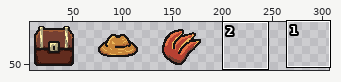
Pixel-art file -- item-atlas.aseprite. The picture above shows the old version from afar; the outline marks the close-up.
Close-up. Before the edit:
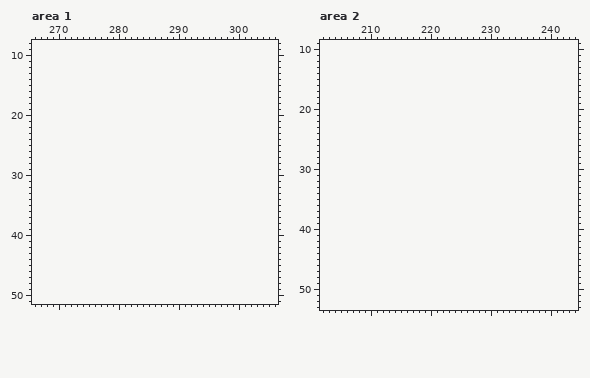
192x64 pixels, 1 frame. Shown: area 1: x 266..306, y 8..51; area 2: x 202..244, y 9..53. The old version is drawn lined up with the new one, on the new canvas. The wide view leaves out empty margins.
The same view after the edit:
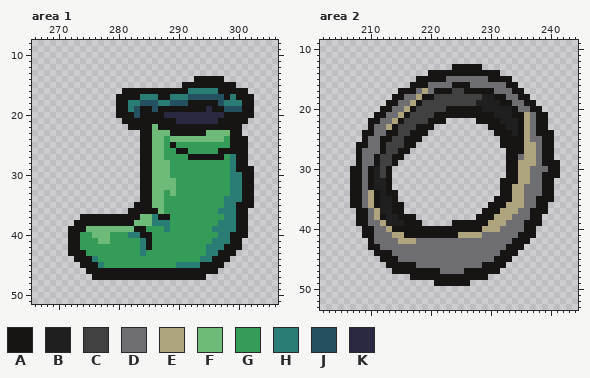
Palette (. is transparent): A #171414  B #1f1f1f  C #414141  D #6f6e72  E #aea47e  F #6dba79  G #349c58  H #2a7d75  J #24505f  K #2a2942
What changed:
canvas 192x64 -> 320x64
Area 1:
y 14: x 293..297 ..... -> AAAAA
y 15: x 291..299 ......... -> AAAAAAAAA
y 16: x 281..301 ..................... -> AAAAAAAAAAAHHHHHAAAAA
y 17: x 280..302 ....................... -> AAAAHHHAAHHHJJJJJJAHAAA
y 18: x 280..302 ....................... -> AAHHJJJHHJJJAAAAAJHHHAA
y 19: x 280..302 ....................... -> AAHJAAJAAAAAAAAKAAJJJAA
y 20: x 280..302 ....................... -> AAAJAAAAKKKKKKKKKKAAAAA
y 21: x 281..301 ..................... -> AAAAAAAAAKKKKKKKAAAAA
y 22: x 282..300 ................... -> AAAAFAAAAAAAAAAAAAA
y 23: x 284..300 ................. -> AAFFFAAAAAAFFFFAA
y 24: x 284..301 .................. -> AAFFGFFFFFFFFFGAAA
y 25: x 284..301 .................. -> AAFFGAGGGGGGGGGAAA
y 26: x 284..301 .................. -> AAFFGGAAGGGGGAAAAA
y 27: x 284..301 .................. -> AAFFGGGGAAAAAAGHAA
y 28: x 284..301 .................. -> AAFFFGGGGGGGGGGHAA
y 29: x 284..302 ................... -> AAFFFGGGGGGGGGGHAAA
y 30: x 284..302 ................... -> AAFFFGGGGGGGGGGHHAA
y 31..32: x 284..302 ................... -> AAFFFFGGGGGGGGGHHAA
y 33: x 284..302 ................... -> AAFFGFGGGGGGGGGHHAA
y 34: x 284..302 ................... -> AAFFGGGGGGGGGGHHHAA
y 35: x 283..302 .................... -> AAAFFGGGGGGGGGGHHAAA
y 36: x 282..301 .................... -> AAAAAFGGGGGGGGGHHHAA
y 37: x 274..301 ............................ -> AAAAAAAAAAFFHAAGGGGGGGGGHHAA
y 38: x 273..301 ............................. -> AAAAAAAAAAFFFHHHGGGGGGGGHHHAA
y 39: x 272..301 .............................. -> AAAFFFFFFFFAAGGGHGGGGGGGHHHHAA
y 40: x 272..301 .............................. -> AAGGFFFGGGHHAAGGGGGGGGGGGHHAAA
y 41: x 272..300 ............................. -> AAGGGFFGGGGGHAGGGGGGGGGGHHHAA
y 42: x 272..300 ............................. -> AAGGGGGGGGGGHAGGGGGGGGGHHHAAA
y 43: x 272..299 ............................ -> AAAGGGGGGGGGHGGGGGGGGGGHHAAA
y 44: x 273..298 .......................... -> AAAHGGGGGGGGGGGGGGGGGHHAAA
y 45: x 274..297 ........................ -> AAAHGGGGGGGGGGGGHHHHAAAA
y 46: x 275..296 ...................... -> AAAAAAAAAAAAAAAAAAAAAA
y 47: x 276..294 ................... -> AAAAAAAAAAAAAAAAAAA
Area 2:
y 13: x 224..228 ..... -> AAAAA
y 14: x 220..231 ............ -> AAAAAAAAAAAA
y 15: x 218..233 ................ -> AAAAADDDDDDDAAAA
y 16: x 217..234 .................. -> AAADDDDAAADDDDDDAA
y 17: x 215..235 ..................... -> AAADEDAAACCAAAAADDDAA
y 18: x 214..236 ....................... -> AADDEAACCCCCCCCBBAADDAA
y 19: x 213..237 ......................... -> AADDEACCCCCCCCCBBBBAADDAA
y 20: x 212..238 ........................... -> AADDEACCCCCAAAAAABBBBBADDAA
y 21: x 211..239 ............................. -> AADDEACCCCAAAAAAAAAABBBAAEDAA
y 22: x 210..222 ............. -> AADDEACCCCAAA; x 228..239 ............ -> AAAABBBAEDAA
y 23: x 210..220 ........... -> ADDEACCCAAA; x 230..239 .......... -> AAABBAEDAA
y 24: x 209..219 ........... -> AADDAACCAAA; x 231..240 .......... -> AAABAEDAAA
y 25: x 209..218 .......... -> ADDAACCAAA; x 232..240 ......... -> AAAAEDDAA
y 26: x 208..217 .......... -> AADDACCCAA; x 232..240 ......... -> AAAAEEDAA
y 27: x 208..216 ......... -> ADDDACCAA; x 233..240 ........ -> AAAEEDAA
y 28: x 208..215 ........ -> ADDACCAA; x 233..240 ........ -> AADEEDAA
y 29: x 208..214 ....... -> ADDACCA; x 233..241 ......... -> AAEEEDAAA
y 30: x 207..213 ....... -> AADABCA; x 233..241 ......... -> AAEEDDDAA
y 31: x 207..213 ....... -> AADABCA; x 233..241 ......... -> AAEEDDAAA
y 32: x 207..213 ....... -> AADABBA; x 232..240 ......... -> AAAEEDDAA
y 33: x 207..213 ....... -> AADABBA; x 232..240 ......... -> AAEEDDDAA
y 34: x 207..214 ........ -> AADEABAA; x 232..240 ......... -> AAEEDDDAA
y 35: x 207..214 ........ -> AADEABBA; x 231..240 .......... -> AAAEEDDAAA
y 36: x 207..215 ......... -> AADEABBAA; x 230..239 .......... -> AAAEEEDDAA
y 37: x 208..215 ........ -> AADEBBAA; x 229..239 ........... -> AAAEEEDDAAA
y 38: x 208..217 .......... -> AADEABBAAA; x 228..238 ........... -> AAAEEEDDDAA
y 39: x 208..218 ........... -> AADDEBBBAAA; x 224..238 ............... -> AAAAAAEEEDDDAAA
y 40: x 209..237 ............................. -> AADDEAAAAAAAAAAAAAAAEEEDDDDAA
y 41: x 209..237 ............................. -> AADDDEEAAAAAAAAAEEEEDDDDDDAAA
y 42: x 210..236 ........................... -> ADDDDEEEDDDDDDDDDDDDDDDDAAA
y 43: x 210..235 .......................... -> AADDDDDDDDDDDDDDDDDDDDDAAA
y 44: x 211..234 ........................ -> AAADDDDDDDDDDDDDDDDDDAAA
y 45: x 212..233 ...................... -> AAADDDDDDDDDDDDDDDDAAA
y 46: x 213..232 .................... -> AAAAADDDDDDDDDDDAAAA
y 47: x 214..231 .................. -> AAAAAAAADDDDAAAAAA
y 48: x 217..229 ............. -> AAAAAAAAAAAAA
y 49: x 221..226 ...... -> AAAAAA
Pixel boxes of the changes (left, top, right, bottom) in both close-ups:
added: (68, 76, 254, 280)
added: (350, 64, 560, 286)
